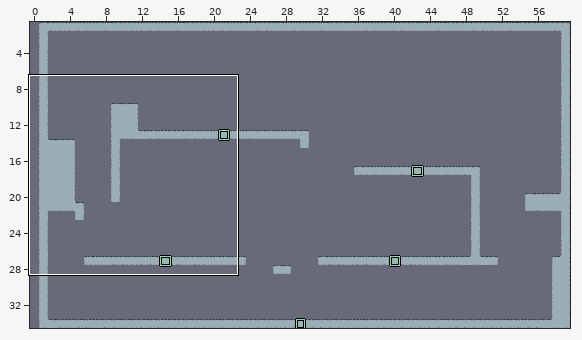
Level history. LDtk project: Assets/LDtk Tile/Test1.ldtk. Above, an overview of the earlier version with the close-up marked.
Close-up. Before:
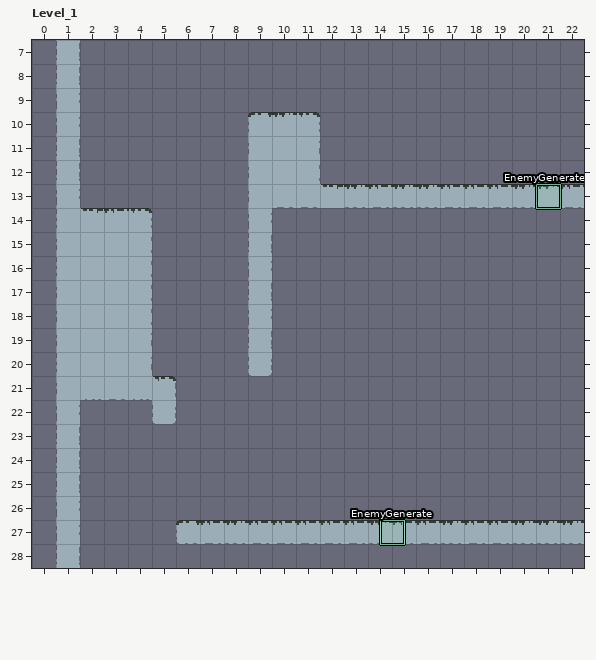
Cells are 16x16 px. Shown: Level_1 x 0..22, y 7..28. The commit also changed other parts of the map, which this record leaves out.
New version:
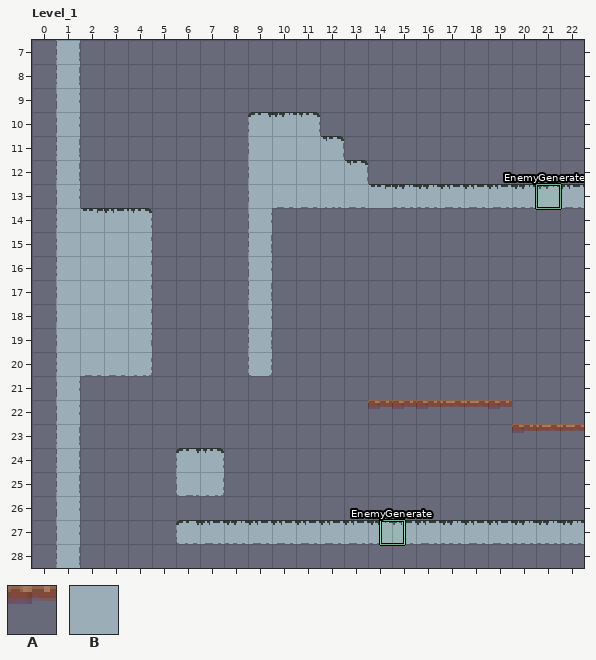
Key: from "GroundAndOneWay": A 2 "OneWayPlat"; from "IntGrid": B 1 "Ground".
_ is an empty cell.
Change:
Layer "GroundAndOneWay":
y 11: x 12 _ -> B
y 12: x 12..13 __ -> BB
y 21: x 2..5 BBBB -> ____
y 22: x 5 B -> _; x 14..19 ______ -> AAAAAA
y 23: x 20..22 ___ -> AAA
y 24..25: x 6..7 __ -> BB
